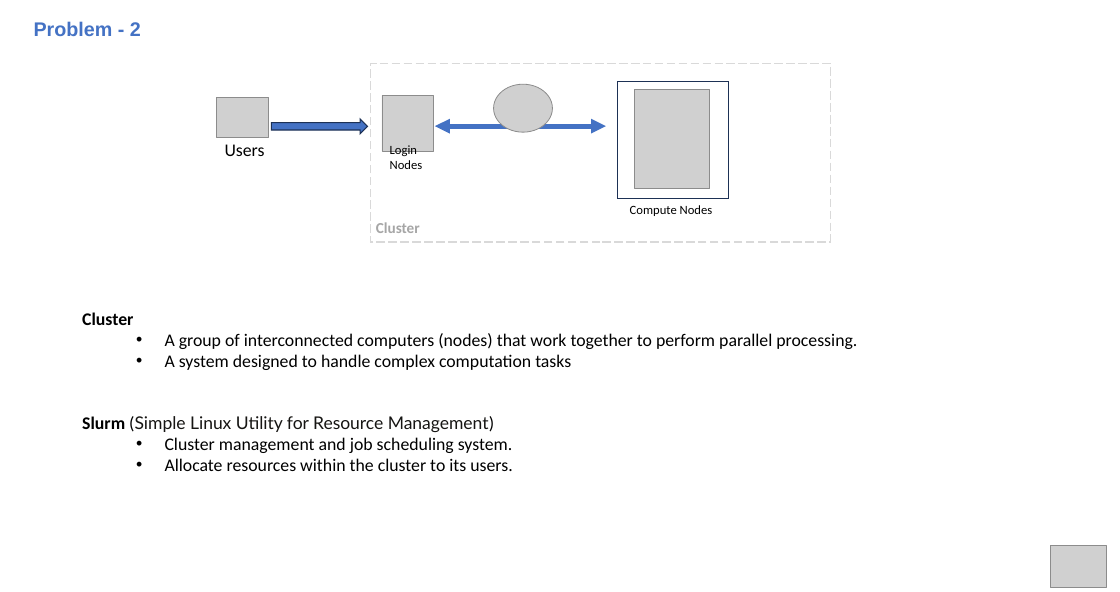
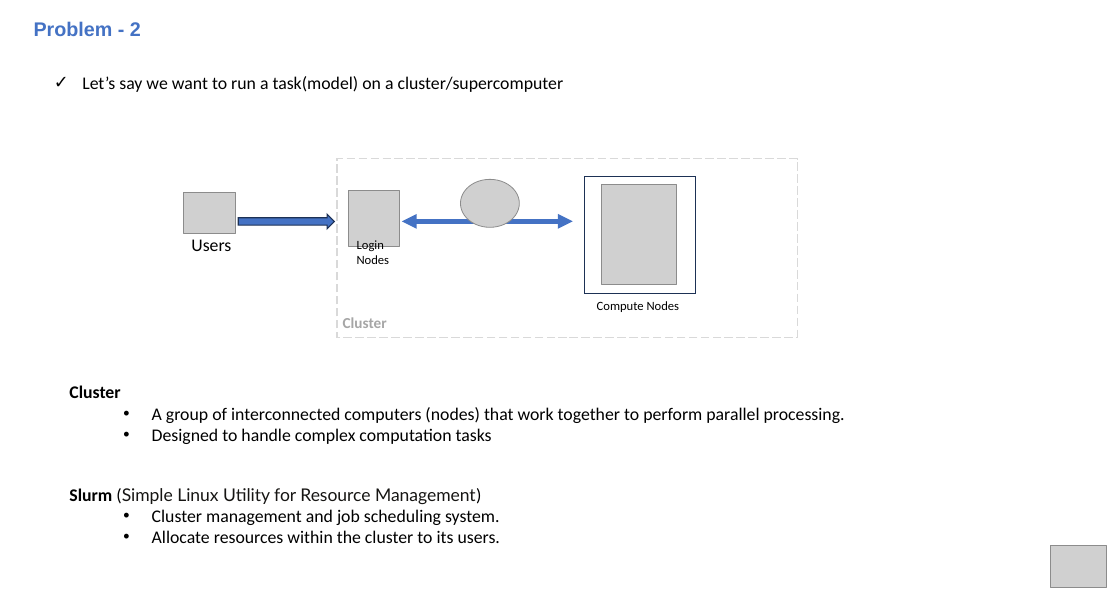
Before and after one commit to hmhwe/IMAGEN_Backend, a slide deck: slide 8 of docs/StakeholderM_CV.pptx. Drawn at 1120x592 pixels with LibreOffice and Linux fonts; fonts in the diff are those of the drawing; grey boxes stand for pictures. Boxes give left, top, right and bottom in pixels: in the first picture for what was removed or moved away, otherwise in the second. Text is boxed around its words. In the diff, an @@ line names an element or a change of style, - is before the commit and + after.

```diff
--- a/docs/StakeholderM_CV.pptx
+++ b/docs/StakeholderM_CV.pptx
@@ text added at (x1=82, y1=76, x2=564, y2=92), 16.1 pt, text #000000 @@
+  ✓ Let’s say we want to run a task(model) on a cluster/supercomputer
@@ 4 pictures, 4 texts, 2 rectangles, 1 right arrow, 1 double arrow moved together from (x1=217, y1=63, x2=831, y2=241) to (x1=184, y1=159, x2=797, y2=337) @@
@@ text "Cluster" moved from (x1=82, y1=312, x2=857, y2=370) to (x1=69, y1=385, x2=845, y2=444) @@
@@ text at (x1=152, y1=428, x2=492, y2=444): text changed @@
-  • A system designed to handle complex computation tasks
+  • Designed to handle complex computation tasks
@@ text "Slurm (Simple Linux Utility for ..." moved from (x1=82, y1=416, x2=513, y2=471) to (x1=69, y1=488, x2=500, y2=543) @@
```
Also in this commit, not shown: 2 other slides changed, 1 slide added, 1 slide removed.
